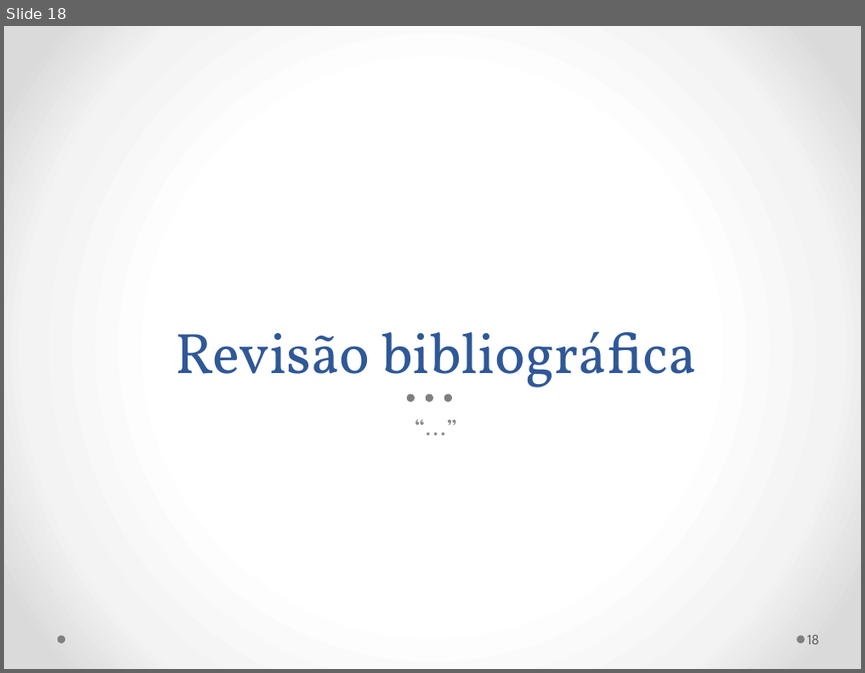
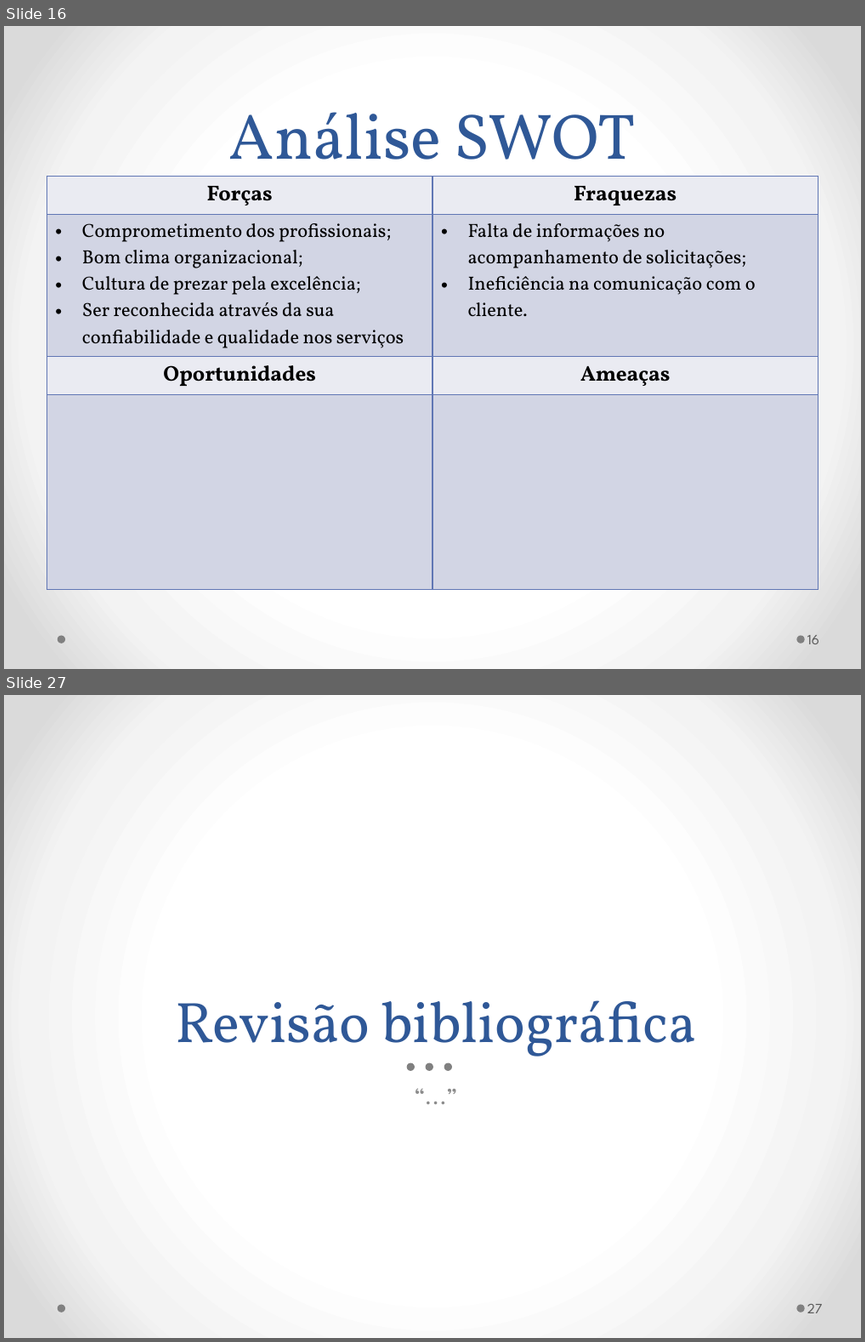
Before and after one commit to gmafonso/mestrado, a slide deck: Seminário/Seminário Dissertação Gladistone.pptx. Shown one above the other, each under a label of ours: slide 18 before the commit, slides 16 and 27 after it; the slides between them are not shown. The pictures are 865x673 and 865x1342 pixels, drawn with LibreOffice and Linux fonts; fonts in the diff are those of the drawing. Boxes give left, top, right and bottom in pixels: in the first picture for what was removed or moved away, otherwise in the second. Text is boxed around its words. In the diff, an @@ line names an element or a change of style, - is before the commit and + after.

```diff
--- a/Seminário/Seminário Dissertação Gladistone.pptx
+++ b/Seminário/Seminário Dissertação Gladistone.pptx
@@ slide 16 added at (4, 26, 861, 669), background gradient #FFFFFF to #F4F4F4 to #DADADA; not listed: 2 template elements that a slide beside it also shows @@
@@ title added at (229, 112, 636, 187), 54 pt, text #2F5897 @@
+Análise SWOT
@@ table added at (46, 176, 818, 537), 4 rows, 2 columns @@
+Forças | Fraquezas
+Comprometimento dos profissionais; / Bom clima organizacional; / Cultura de prezar pela excelência; / Ser reconhecida através da sua confiabilidade e qualidade nos serviços | Falta de informações no acompanhamento de solicitações; / Ineficiência na comunicação com o cliente.
+Oportunidades | Ameaças
+ | 
@@ page number added at (807, 635, 819, 644), 12 pt, text #595959 @@
+16
@@ what was slide 18 is now slide 27 @@
@@ page number at (807, 1304, 823, 1313): text changed @@
-18
+27
```
Also in this commit, not shown: 1 slide changed, 31 other slides added, 3 other files.
